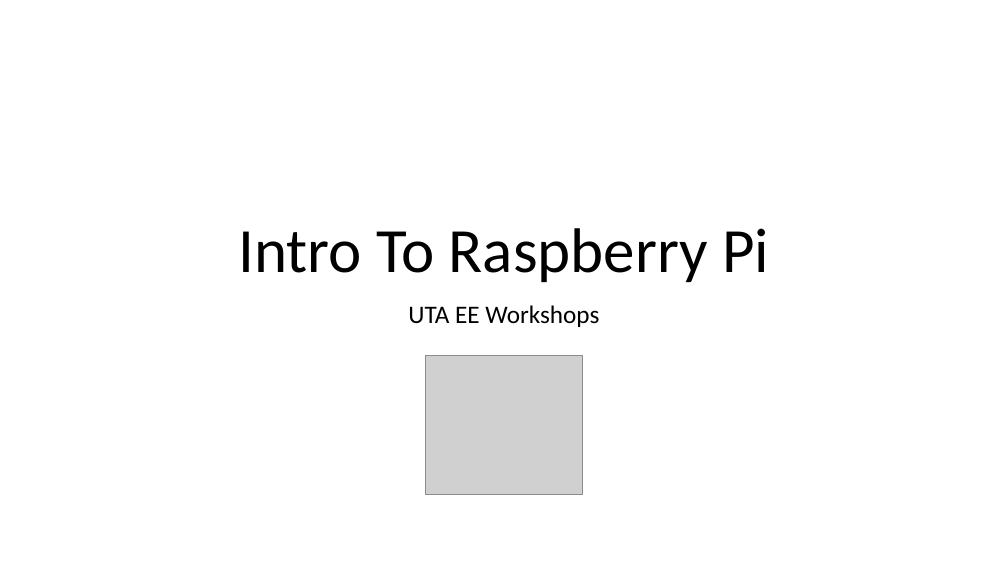
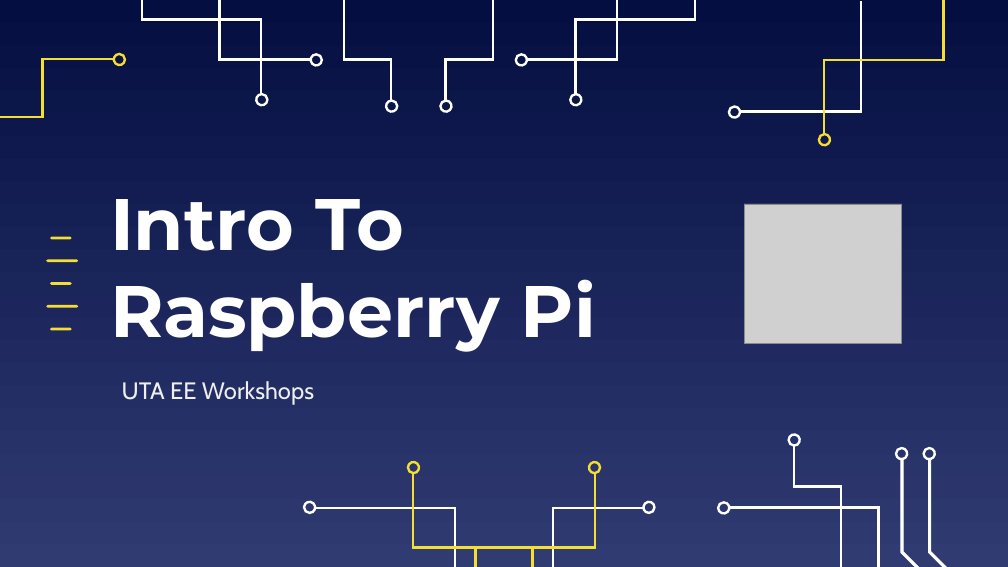
Before and after one commit to EELabMan/Raspberry-Pi-Intro, a slide deck: slide 1 of Raspberry Pi Intro.pptx. Drawn at 1008x567 pixels with LibreOffice and Linux fonts; fonts in the diff are those of the drawing; grey boxes stand for pictures. Boxes give left, top, right and bottom in pixels: in the first picture for what was removed or moved away, otherwise in the second. Text is boxed around its words. In the diff, an @@ line names an element or a change of style, - is before the commit and + after.

```diff
--- a/Raspberry Pi Intro.pptx
+++ b/Raspberry Pi Intro.pptx
@@ background #FFFFFF to gradient #040E41 to #303B72 @@
@@ freeform shape added at (x1=142, y1=0, x2=262, y2=95), outline #FFFFFF 2.25 pt @@
@@ freeform shape added at (x1=219, y1=0, x2=311, y2=60), outline #FFFFFF 2.25 pt @@
@@ freeform shape added at (x1=344, y1=0, x2=391, y2=101), outline #FFFFFF 2.25 pt @@
@@ freeform shape added at (x1=445, y1=0, x2=492, y2=101), outline #FFFFFF 2.25 pt @@
@@ freeform shape added at (x1=527, y1=0, x2=617, y2=60), outline #FFFFFF 2.25 pt @@
@@ freeform shape added at (x1=575, y1=0, x2=695, y2=95), outline #FFFFFF 2.25 pt @@
@@ freeform shape added at (x1=740, y1=1, x2=861, y2=112), outline #FFFFFF 2.25 pt @@
@@ freeform shape added at (x1=824, y1=0, x2=944, y2=135), outline #F5DE34 2.25 pt @@
@@ freeform shape added at (x1=0, y1=59, x2=114, y2=117), outline #F5DE34 2.25 pt @@
@@ freeform shape added at (x1=112, y1=54, x2=125, y2=67), outline #F5DE34 2.25 pt @@
@@ freeform shape added at (x1=309, y1=54, x2=321, y2=67), outline #FFFFFF 2.25 pt @@
@@ freeform shape added at (x1=516, y1=54, x2=529, y2=67), outline #FFFFFF 2.25 pt @@
@@ freeform shape added at (x1=254, y1=94, x2=267, y2=107), outline #FFFFFF 2.25 pt @@
@@ freeform shape added at (x1=384, y1=101, x2=397, y2=113), outline #FFFFFF 2.25 pt @@
@@ freeform shape added at (x1=441, y1=101, x2=454, y2=113), outline #FFFFFF 2.25 pt @@
@@ freeform shape added at (x1=570, y1=94, x2=583, y2=107), outline #FFFFFF 2.25 pt @@
@@ freeform shape added at (x1=729, y1=107, x2=742, y2=119), outline #FFFFFF 2.25 pt @@
@@ freeform shape added at (x1=819, y1=134, x2=832, y2=147), outline #F5DE34 2.25 pt @@
@@ title "Intro To Raspberry Pi" moved from (x1=238, y1=228, x2=769, y2=282) to (x1=110, y1=199, x2=596, y2=352) @@
@@ title "Intro To Raspberry Pi" at (x1=110, y1=199, x2=596, y2=352): size 60 to 69.3 pt, font Calibri to Montserrat, text colour #000000 to #FFFFFF, bold on; alignment centre to left; line spacing 0.9 to 1; vertical alignment bottom to middle @@
@@ picture moved from (x1=425, y1=355, x2=582, y2=495) to (x1=744, y1=204, x2=901, y2=343) @@
@@ group added at (x1=46, y1=236, x2=78, y2=331): 5 freeform shapes @@
@@ subtitle "UTA EE Workshops" moved from (x1=408, y1=305, x2=599, y2=327) to (x1=122, y1=381, x2=314, y2=405) @@
@@ subtitle "UTA EE Workshops" at (x1=122, y1=381, x2=314, y2=405): size 24 to 22.7 pt, font Calibri to Cabin, text colour #000000 to #EFEFEF; alignment centre to left; indent changed; line spacing 0.9 to 1; less space between paragraphs; vertical alignment top to middle @@
@@ freeform shape added at (x1=789, y1=433, x2=802, y2=445), outline #FFFFFF 2.25 pt @@
@@ freeform shape added at (x1=794, y1=446, x2=841, y2=567), outline #FFFFFF 2.25 pt @@
@@ group added at (x1=896, y1=448, x2=975, y2=567): 4 freeform shapes @@
@@ group added at (x1=304, y1=461, x2=655, y2=567): 8 freeform shapes @@
@@ freeform shape added at (x1=718, y1=502, x2=731, y2=515), outline #FFFFFF 2.25 pt @@
@@ freeform shape added at (x1=730, y1=507, x2=1008, y2=567), outline #FFFFFF 2.25 pt @@
```
Also in this commit, not shown: 14 other slides changed, 4 slides added, 2 slides removed.
